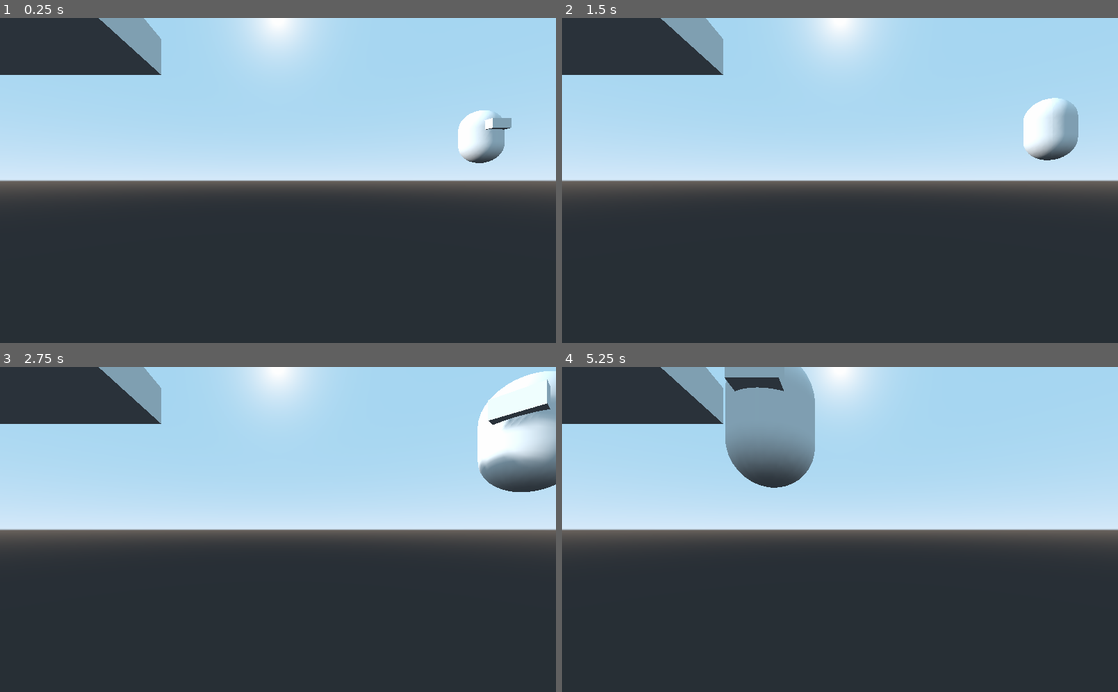
Above: before the commit, frames 1-4 (two rows, left to right).
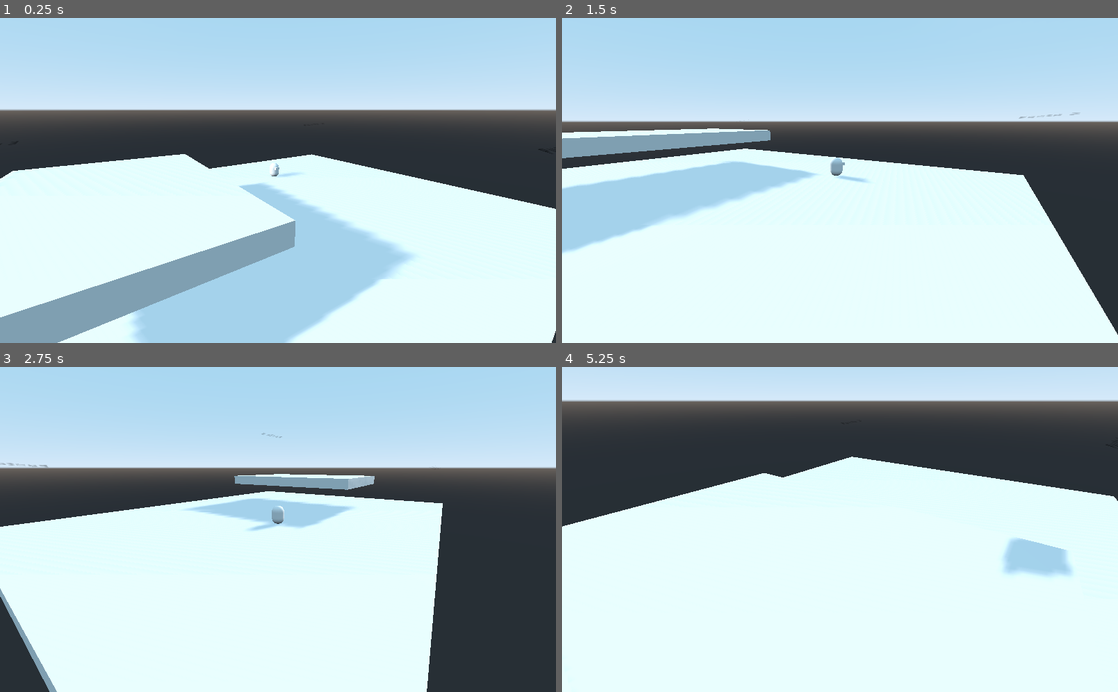
Above: after the commit, the same moments.

Repository: empanadaestudio/projectOne
Game: Godot game, scene res://test_room.tscn
Two runs of this game, one before a commit and one after it. Both use one fixed random seed, a clock stepped at 60 frames per second and the inputs below.
Inputs:
- Up to frame 1 (0.25 s): no input
- Up to frame 2 (1.5 s): hold Right (ui_right) 0.53-1.28 s; hold A (ui_camera_left) 0.53-1.28 s; tap D (ui_camera_right) at 0.8, 1.35 s; hold Down (ui_down) from 1.28 s (still down)
- Up to frame 3 (2.75 s): tap A (ui_camera_left) at 1.55 s; release Down (ui_down) at 2.03 s; hold Right (ui_right) from 2.03 s (still down); hold A (ui_camera_left) from 2.03 s (still down); tap D (ui_camera_right) at 2.3 s
- Up to frame 4 (5.25 s): release Right (ui_right) at 2.78 s; release A (ui_camera_left) at 2.78 s; hold Up (ui_up) 2.78-3.53 s; tap D (ui_camera_right) at 2.85, 3.8, 4.35 s; tap A (ui_camera_left) at 3.05, 4.55 s; hold A (ui_camera_left) 3.53-4.28 s; hold Left (ui_left) 3.53-5.03 s; hold Down (ui_down) from 5.03 s (still down); hold A (ui_camera_left) from 5.03 s (still down)

The runs differ from the first frame. In frame 1, 83% of the frame differs, in the area x 0-100%, y 0-100%; in frame 2, 76%; in frame 3, 70%; in frame 4, 96%.

Commit message:
mejora en la camara

Diff:
--- a/scripts/player_camera.gd
+++ b/scripts/player_camera.gd
@@ -1,11 +1,14 @@
 extends Spatial
 
 export(NodePath) var camera_path
+export(NodePath) var target_path
 
 onready var camera = get_node(camera_path)
+onready var target = get_node(target_path)
 
 var position_nodes : Array
 
+var camera_can_move := true
 var camera_pos := 0
 var new_position
 
@@ -14,19 +17,23 @@
 		position_nodes.append(pos)
 
 	new_position = position_nodes[camera_pos]
+
 	move_camera()
 
-
 func _input(event):
-	if event.is_action_pressed("ui_camera_left"):
+	if event.is_action_pressed("ui_camera_left") and camera_can_move:
 		camera_pos -= 1
 		move_camera()
-	elif event.is_action_pressed("ui_camera_right"):
+	elif event.is_action_pressed("ui_camera_right") and camera_can_move:
 		camera_pos += 1
 		move_camera()
 
+func _process(delta):
+	camera.look_at(Vector3(target.translation.x,0,target.translation.z), Vector3.UP)
+
 func move_camera():
 
+	camera_can_move = false
 	var tween := create_tween()
 
 	if camera_pos > position_nodes.size() - 1:
@@ -37,4 +44,7 @@
 	new_position = position_nodes[camera_pos]
 
 	tween.tween_property(camera,"translation", new_position.translation, 1)
-	tween.parallel().tween_property(camera,"rotation_degrees", new_position.rotation_degrees, 1)
+
+
+	yield(tween, "finished")
+	camera_can_move = true
--- a/test_room.tscn
+++ b/test_room.tscn
@@ -1,6 +1,10 @@
-[gd_scene load_steps=2 format=2]
+[gd_scene load_steps=4 format=2]
 
 [ext_resource path="res://objects/player.tscn" type="PackedScene" id=1]
+[ext_resource path="res://objects/CameraSystem.tscn" type="PackedScene" id=2]
+
+[sub_resource type="SpatialMaterial" id=1]
+albedo_color = Color( 0.917647, 0.0392157, 0.0392157, 1 )
 
 [node name="TestRoom" type="Spatial"]
 
@@ -27,8 +31,57 @@
 shadow_enabled = true
 
 [node name="Camera" type="Camera" parent="."]
+transform = Transform( 0.884284, 0.135568, -0.446837, -0.00351034, 0.95883, 0.283958, 0.466936, -0.249531, 0.848354, -30.479, 16.8074, 27.8216 )
+current = true
 
-[node name="CameraSystem" type="Spatial" parent="."]
+[node name="CSGBox" type="CSGBox" parent="Camera"]
+transform = Transform( 1, 7.45058e-09, 0, -7.45058e-09, 1, 0, 0, 0, 1, 0, 0, 0 )
+material = SubResource( 1 )
+
+[node name="CameraDebug" type="Camera" parent="."]
+transform = Transform( 1, 0, 0, 0, -4.37114e-08, 1, 0, -1, -4.37114e-08, 3.4075, 60.7385, -3.07822 )
+
+[node name="Label3D" type="Label3D" parent="."]
+transform = Transform( 1, 0, 0, 0, 1, 0, 0, 0, 1, 9.23055, 4.34345, 0 )
+
+[node name="CameraSystem" parent="." instance=ExtResource( 2 )]
+camera_path = NodePath("../Camera")
+target_path = NodePath("../Player")
 
 [node name="Position3D" type="Position3D" parent="CameraSystem"]
-transform = Transform( 1, 0, 0, 0, 1, 0, 0, 0, 1, 28.5378, 13.7124, 31.1968 )
+transform = Transform( 0.550503, -0.235205, 0.801015, -0.00351034, 0.95883, 0.283958, -0.834826, -0.159131, 0.527014, 29.6106, 9.59455, 26.8741 )
+
+[node name="Label3D4" type="Label3D" parent="CameraSystem/Position3D"]
+transform = Transform( 4.24267, 13.8466, -0.260533, -2.96171, 4.82763, 0.925976, 14.0793, -3.15698, 0.273296, 0, 0, 0 )
+modulate = Color( 0, 0, 0, 1 )
+text = "Punto 1
+
+
+"
+
+[node name="Position3D2" type="Position3D" parent="CameraSystem"]
+transform = Transform( -0.637692, -0.220877, 0.737945, -0.00351034, 0.95883, 0.283958, -0.770284, 0.178487, -0.612214, 37.2165, 9.94109, -27.5257 )
+
+[node name="Label3D3" type="Label3D" parent="CameraSystem/Position3D2"]
+transform = Transform( -12.4797, 8.24029, -0.0776239, -1.28823, 0.160572, 0.996248, 8.22183, 12.5328, 0.0382735, 0, 0, 0 )
+modulate = Color( 0, 0, 0, 1 )
+text = "Punto 2
+
+"
+
+[node name="Position3D3" type="Position3D" parent="CameraSystem"]
+transform = Transform( -0.342996, 0.265585, -0.90101, -0.0035143, 0.958828, 0.283965, 0.93933, 0.100565, -0.327941, -31.8865, 9.59455, -24.1967 )
+
+[node name="Label3D2" type="Label3D" parent="CameraSystem/Position3D3"]
+transform = Transform( -2.85178, -14.2311, 0.25247, 5.25591, 2.61978, 0.920174, -13.7566, 3.95109, 0.29923, 0, 0, 0 )
+modulate = Color( 0, 0, 0, 1 )
+text = "Punto 3
+"
+
+[node name="Position3D4" type="Position3D" parent="CameraSystem"]
+transform = Transform( 0.884284, 0.135568, -0.446837, -0.00351034, 0.95883, 0.283958, 0.466936, -0.249531, 0.848354, -23.404, 16.8074, 17.0354 )
+
+[node name="Label3D" type="Label3D" parent="CameraSystem/Position3D4"]
+transform = Transform( 14.681, -3.04578, -0.0292221, 1.95085, 7.56008, 0.853852, -2.37973, -12.5924, 0.519695, -0.00871658, 2.38096, 0.705124 )
+modulate = Color( 0, 0, 0, 1 )
+text = "Punto 4"
